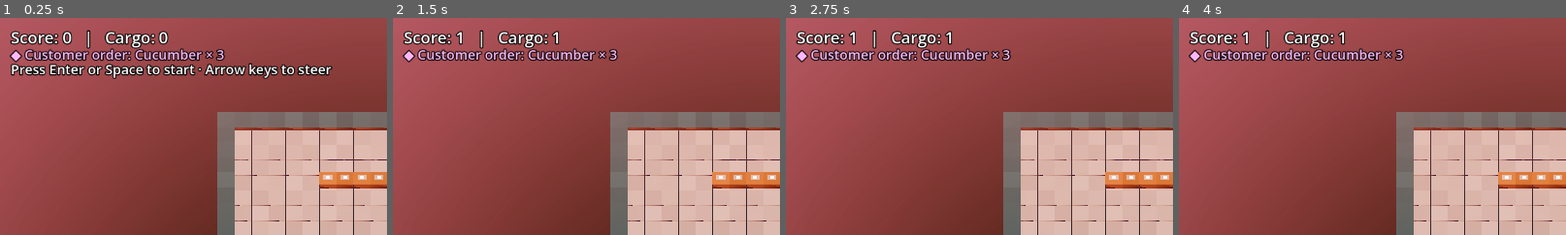
Above: before the commit, frames 1-4 (left to right).
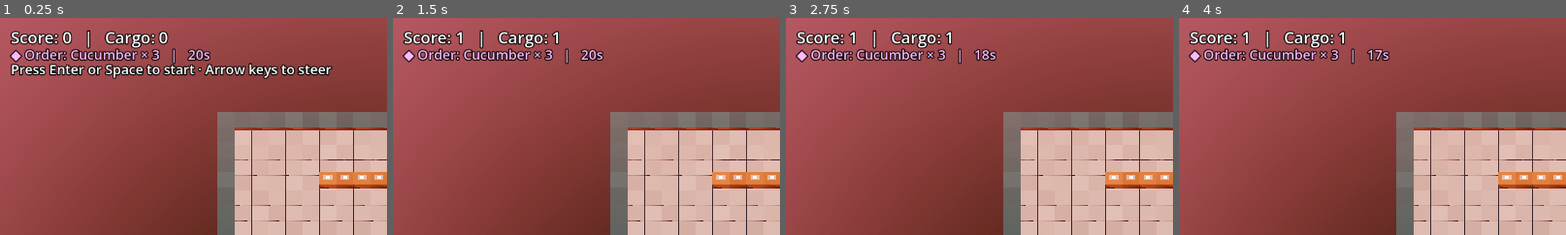
Above: after the commit, the same moments.

Repository: Michaelypp/D4
Game: Godot game, scene res://main.tscn
Two runs of this game, one before a commit and one after it. Both use one fixed random seed, a clock stepped at 60 frames per second and the inputs below.
Inputs:
- Up to frame 1 (0.25 s): no input
- Up to frame 2 (1.5 s): tap Enter (ui_accept) at 0.5, 0.77 s; hold Right (ui_right) 0.53-1.28 s; hold Down (ui_down) from 1.28 s (still down)
- Up to frame 3 (2.75 s): tap Enter (ui_accept) at 1.52 s; release Down (ui_down) at 2.03 s; hold Right (ui_right) from 2.03 s (still down)
- Up to frame 4 (4 s): release Right (ui_right) at 2.78 s; hold Up (ui_up) 2.78-3.53 s; tap Enter (ui_accept) at 3.02, 3.77 s; hold Left (ui_left) from 3.53 s (still down)
The pictures show only the part of the screen within x 0-50%, y 0-50%; the shares and areas given below are measured in that part.

The runs differ from the first frame. In frame 1, 2.0% of the frame differs, in the area x 8-59%, y 13-22%; in frame 2, 2.0%; in frame 3, 2.0%; in frame 4, 2.0%.

Commit message:
Add customer order timers and grow the belt when orders expire

Diff:
--- a/app/main.gd
+++ b/app/main.gd
@@ -215,9 +215,9 @@
 	var cell := session.ingredient_cell
 	ingredient.visible = not session.board.is_solid(cell)
 	ingredient.position = _center(cell) + Vector3.UP * 0.35
-	score_label.text = "Score: %d   |   Cargo: %d" % [
-		session.score, session.cargo.get(Session.INGREDIENT, 0)
-	]
+	score_label.text = (
+		"Score: %d   |   Cargo: %d" % [session.score, session.cargo.get(Session.INGREDIENT, 0)]
+	)
 	customer_marker.visible = not session.customer_order.is_empty()
 	customer_marker.position = _center(session.customer_cell) + Vector3.UP * 0.6
 	var order_items := PackedStringArray()
@@ -225,7 +225,8 @@
 		order_items.append("%s × %d" % [item, session.customer_order[item]])
 	order_label.text = ""
 	if customer_marker.visible:
-		order_label.text = "◆ Customer order: %s" % ", ".join(order_items)
+		var seconds := ceili(session.customer_ticks_left * TICK_SECONDS)
+		order_label.text = "◆ Order: %s   |   %ds" % [", ".join(order_items), seconds]
 	collision_marker.visible = session.ended
 	collision_marker.position = _center(session.collision_cell) + Vector3.UP
 	game_over_panel.visible = session.ended
@@ -240,5 +241,7 @@
 				status_label.text = "The order needs an exact count."
 			Session.Delivery.COMPLETE:
 				status_label.text = "Delivered! +%d points" % Session.DELIVERY_BONUS
+			Session.Delivery.TIMED_OUT:
+				status_label.text = "Order expired. +1 empty belt segment."
 			_:
 				status_label.text = ""
--- a/core/session.gd
+++ b/core/session.gd
@@ -4,10 +4,11 @@
 class_name Session
 extends RefCounted
 
-enum Delivery { NONE, NEED_MORE, TOO_MANY, COMPLETE }
+enum Delivery { NONE, NEED_MORE, TOO_MANY, COMPLETE, TIMED_OUT }
 
 const INGREDIENT := "Cucumber"
 const DELIVERY_BONUS := 5
+const ORDER_TICKS := 100
 
 var board: Board
 var dragon: Dragon
@@ -19,6 +20,8 @@
 var customer_order: Dictionary[String, int] = {}
 var cargo: Dictionary[String, int] = {}
 var delivery_result := Delivery.NONE
+var customer_ticks_left := 0
+var _pending_empty_segments := 0
 var _rng := RandomNumberGenerator.new()
 
 
@@ -35,7 +38,8 @@
 		return
 	var next_head := dragon.next_head()
 	var picking_up := next_head == ingredient_cell
-	var occupied_count := dragon.body.size() - (0 if picking_up else 1)
+	var grows := picking_up or _pending_empty_segments > 0
+	var occupied_count := dragon.body.size() - (0 if grows else 1)
 	var body_index := dragon.body.find(next_head)
 	var hits_body := body_index >= 0 and body_index < occupied_count
 	if board.is_solid(next_head) or hits_body:
@@ -45,14 +49,25 @@
 
 	var old_tail: Vector2i = dragon.body.back()
 	dragon.tick()
+	if grows:
+		dragon.body.append(old_tail)
+	if not picking_up and _pending_empty_segments > 0:
+		_pending_empty_segments -= 1
 	if picking_up:
-		dragon.body.append(old_tail)
 		score += 1
 		cargo[INGREDIENT] = cargo.get(INGREDIENT, 0) + 1
 		delivery_result = Delivery.NONE
 		_spawn_ingredient()
 	if next_head == customer_cell:
 		_try_delivery()
+		if delivery_result == Delivery.COMPLETE:
+			return
+	if customer_ticks_left > 0:
+		customer_ticks_left -= 1
+		if customer_ticks_left == 0:
+			_pending_empty_segments += 1
+			delivery_result = Delivery.TIMED_OUT
+			_spawn_customer(customer_cell)
 
 
 func _try_delivery() -> void:
@@ -86,15 +101,18 @@
 		ingredient_cell = open_cells[_rng.randi_range(0, open_cells.size() - 1)]
 
 
-func _spawn_customer() -> void:
+func _spawn_customer(previous_cell := Vector2i(-1, -1)) -> void:
 	customer_cell = Vector2i(-1, -1)
 	customer_order.clear()
+	customer_ticks_left = 0
 	var candidates: Array[Vector2i] = []
 	var neighbors := [Vector2i.UP, Vector2i.DOWN, Vector2i.LEFT, Vector2i.RIGHT]
 	for y in board.size.y:
 		for x in board.size.x:
 			var cell := Vector2i(x, y)
-			if board.kind_at(cell) != "floor" or cell == ingredient_cell or cell in dragon.body:
+			if cell == previous_cell or cell == ingredient_cell or cell in dragon.body:
+				continue
+			if board.kind_at(cell) != "floor":
 				continue
 			for direction: Vector2i in neighbors:
 				if board.kind_at(cell + direction) == "wall":
@@ -103,3 +121,4 @@
 	if not candidates.is_empty():
 		customer_cell = candidates[_rng.randi_range(0, candidates.size() - 1)]
 		customer_order[INGREDIENT] = _rng.randi_range(1, 3)
+		customer_ticks_left = ORDER_TICKS
--- a/tests/session_test.gd
+++ b/tests/session_test.gd
@@ -129,6 +129,7 @@
 	var customer := session.dragon.next_head()
 	session.customer_cell = customer
 	session.customer_order[Session.INGREDIENT] = 1
+	session.customer_ticks_left = 1
 	session.tick()
 	assert_eq(session.delivery_result, Session.Delivery.COMPLETE)
 	assert_true(session.cargo.is_empty())
@@ -136,3 +137,23 @@
 	assert_eq(session.score, 1 + Session.DELIVERY_BONUS)
 	assert_true(session.customer_cell != customer)
 	assert_true(not session.customer_order.is_empty())
+	assert_eq(session.customer_ticks_left, Session.ORDER_TICKS)
+
+
+func test_timeout_replaces_customer_and_adds_one_empty_segment() -> void:
+	var session := Session.new(Vector2i(10, 10))
+	session.ingredient_cell = session.dragon.next_head()
+	session.tick()
+	session.ingredient_cell = Vector2i(1, 1)
+	var old_customer := session.customer_cell
+	session.customer_ticks_left = 1
+	session.tick()
+	assert_eq(session.delivery_result, Session.Delivery.TIMED_OUT)
+	assert_true(session.customer_cell != old_customer)
+	assert_eq(session.customer_ticks_left, Session.ORDER_TICKS)
+	var tail: Vector2i = session.dragon.body.back()
+	session.tick()
+	assert_eq(session.dragon.body.size(), 6)
+	assert_eq(session.dragon.body.back(), tail)
+	assert_eq(session.cargo[Session.INGREDIENT], 1)
+	assert_eq(session.score, 1)
